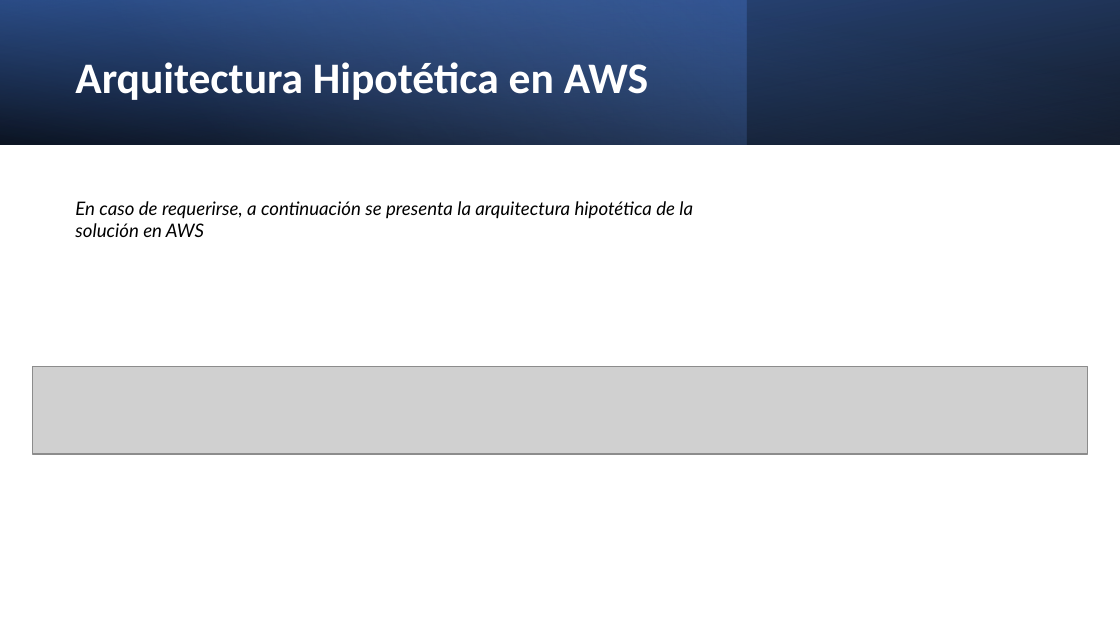
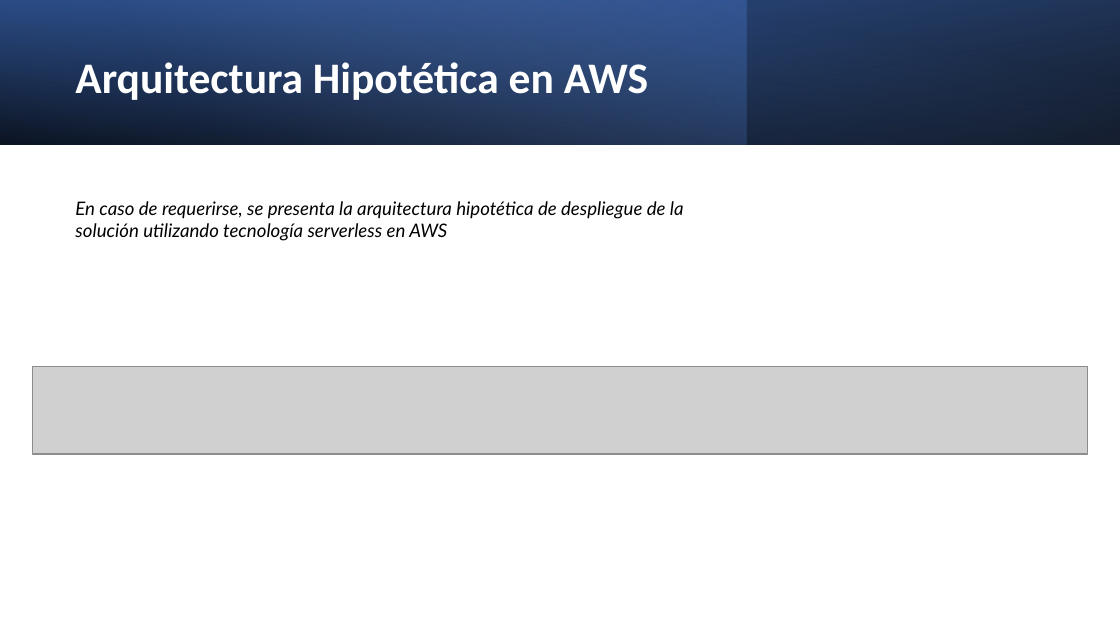
Before and after one commit to AlexisABG/prueba-tecnica-Data, a slide deck: slide 9 of docs/Análisis Predictivo Reclamos.pptx. Drawn at 1120x630 pixels with LibreOffice and Linux fonts; fonts in the diff are those of the drawing; grey boxes stand for pictures. Boxes give left, top, right and bottom in pixels: in the first picture for what was removed or moved away, otherwise in the second. Text is boxed around its words. In the diff, an @@ line names an element or a change of style, - is before the commit and + after.

```diff
--- a/docs/Análisis Predictivo Reclamos.pptx
+++ b/docs/Análisis Predictivo Reclamos.pptx
@@ text at [75, 201, 684, 241]: text changed @@
-En caso de requerirse, a continuación se presenta la arquitectura hipotética de la solución en AWS
+En caso de requerirse, se presenta la arquitectura hipotética de despliegue de la solución utilizando tecnología serverless en AWS
```
Also in this commit, not shown: 6 other slides changed, 1 other file.
